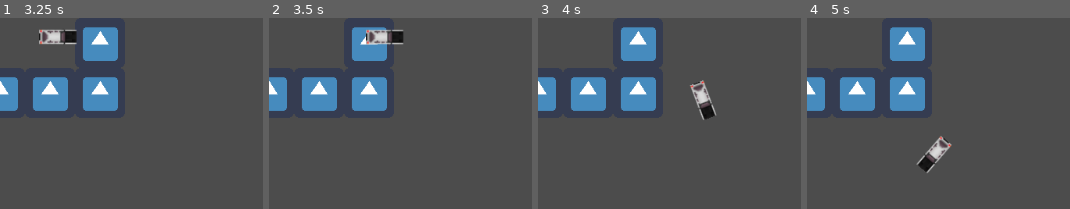
Above: before the commit, frames 1-4 (left to right).
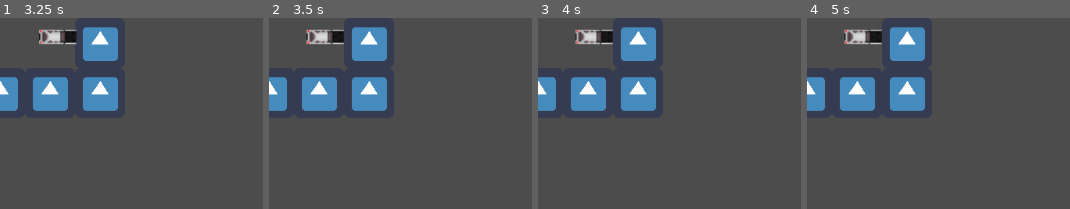
Above: after the commit, the same moments.

Repository: VictorChenJ/Tofu-Delivery-Simulator-Shoot-Out-Simulator-Game-D1
Game: Godot game, scene res://Map.tscn
The game is run twice, just before and just after one commit, with the same random seed, the same clock (stepped at 60 frames per second) and the same inputs. The engine's default icon, where the game draws it, is replaced by a stand-in: a white triangle on a blue panel in a dark square.
Inputs:
- Up to frame 1 (3.25 s): tap Enter at 0.5, 2 s; hold A (steer_right) 0.53-1.28 s; tap Space (brake) at 1.25, 2.75 s; hold Space (brake) 1.28-2.03 s; hold A (steer_right) 2.03-2.78 s; hold W (accelerate) from 2.78 s (still down)
- Up to frame 2 (3.5 s): keep holding W (accelerate)
- Up to frame 3 (4 s): release W (accelerate) at 3.53 s; hold D (steer_left) from 3.53 s (still down)
- Up to frame 4 (5 s): keep holding D (steer_left)

Frame 1 is identical in both runs. In frame 2, 1.9% of the frame differs, in the area x 14-51%, y 5-15%; in frame 3, 1.8%; in frame 4, 1.9%.

Commit message:
player collision
collision

Diff:
--- a/PlayerDriver.tscn
+++ b/PlayerDriver.tscn
@@ -1,7 +1,10 @@
-[gd_scene load_steps=3 format=2]
+[gd_scene load_steps=4 format=2]
 
 [ext_resource path="res://KinematicBody2D.gd" type="Script" id=1]
 [ext_resource path="res://carrotated.png" type="Texture" id=2]
+
+[sub_resource type="RectangleShape2D" id=1]
+extents = Vector2( 24, 10 )
 
 [node name="KinematicBody2D" type="KinematicBody2D"]
 script = ExtResource( 1 )
@@ -12,5 +15,7 @@
 texture = ExtResource( 2 )
 
 [node name="CollisionShape2D" type="CollisionShape2D" parent="."]
+position = Vector2( 35, 24 )
+shape = SubResource( 1 )
 
 [node name="Camera2D" type="Camera2D" parent="."]
